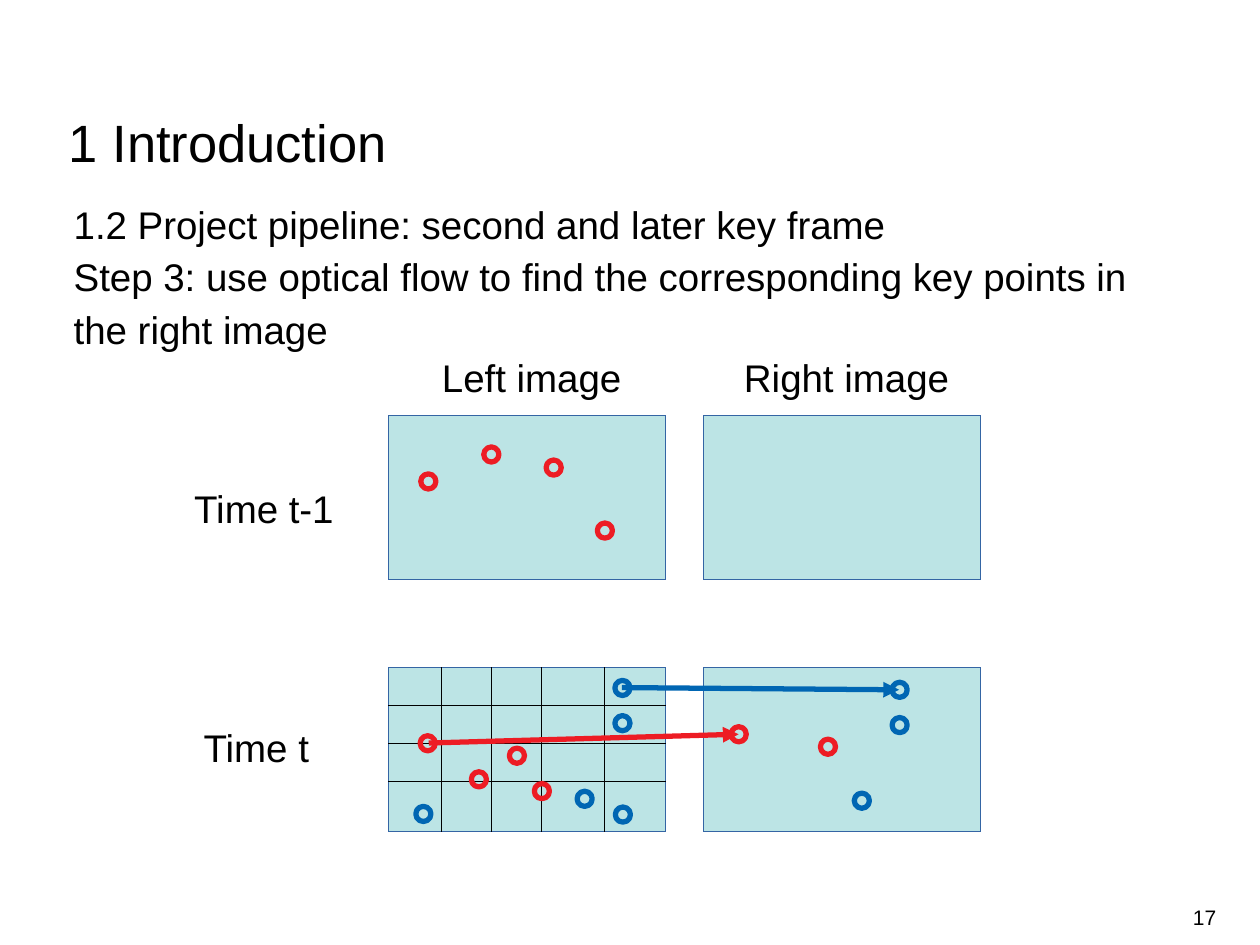
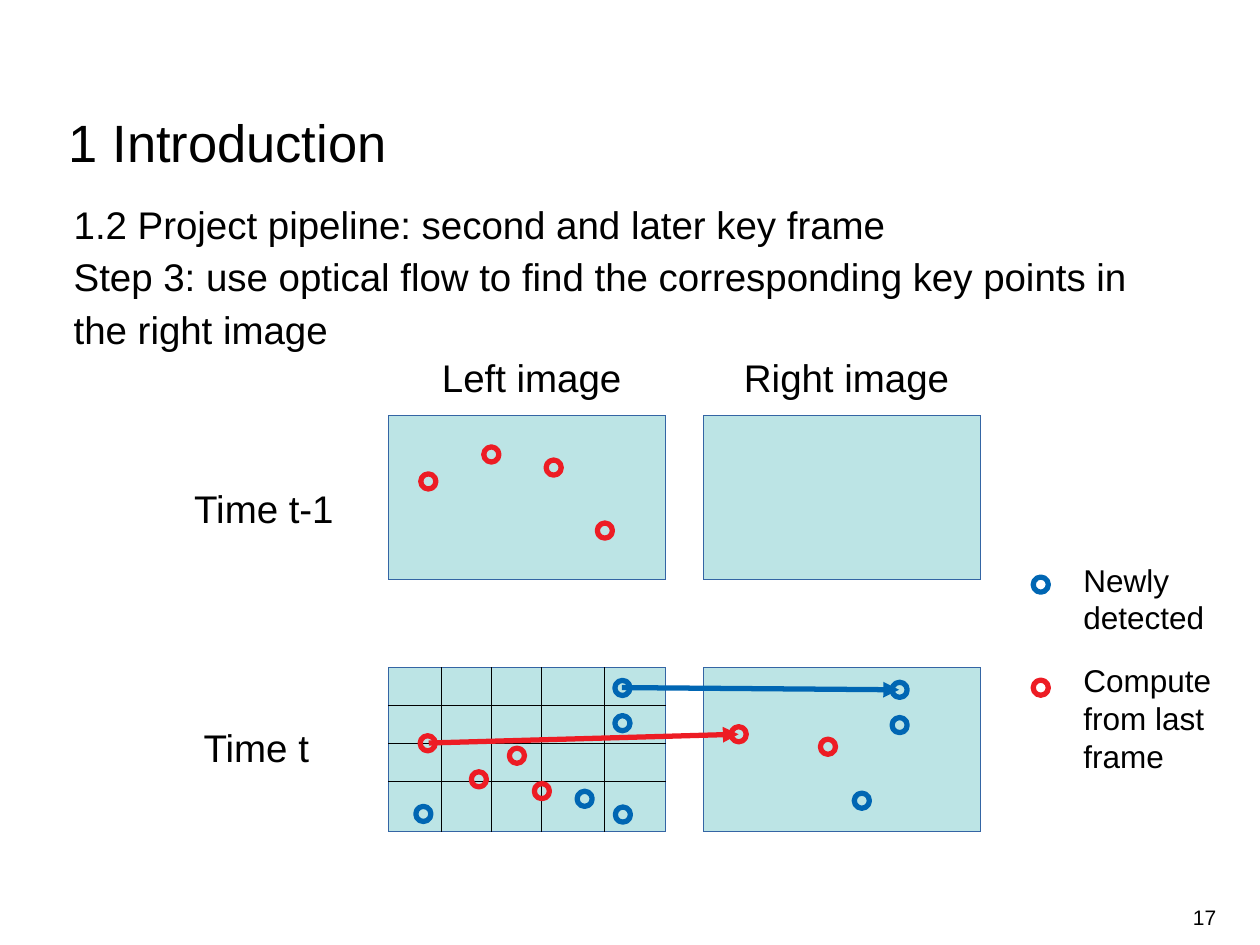
Before and after one commit to Tom-Huang/visual_navigation, a slide deck: slide 17 of Indirect Visual Odometry with Optical Flow.odp. Drawn at 1260x945 pixels with LibreOffice and Linux fonts; fonts in the diff are those of the drawing; background and template pictures are left out. Boxes give left, top, right and bottom in pixels: in the first picture for what was removed or moved away, otherwise in the second. Text is boxed around its words. In the diff, an @@ line names an element or a change of style, - is before the commit and + after.

```diff
--- a/Indirect Visual Odometry with Optical Flow.odp
+++ b/Indirect Visual Odometry with Optical Flow.odp
@@ text added at bbox=[1083, 569, 1204, 630], 18 pt, text #000000 @@
+Newly detected
@@ ellipse added at bbox=[1033, 577, 1048, 592], outline #0066B3 3 pt @@
@@ ellipse added at bbox=[1033, 680, 1048, 696], outline #ED1C24 3 pt @@
@@ text added at bbox=[1083, 670, 1211, 769], 18 pt, text #000000 @@
+Compute from last frame
```
Also in this commit, not shown: 8 other slides changed, 13 slides added, 5 slides removed, 6 other files.
